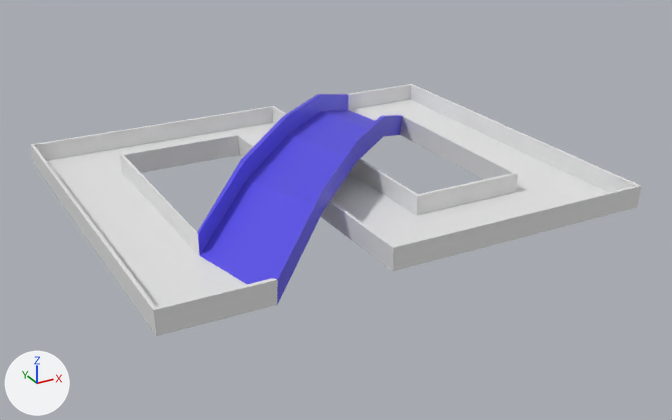
The FBX model Race/SourceAssets/EigfhtTrack.fbx, before and after one commit.
Both versions are drawn from a 50 mm lens placed at (-72.0, -138.2, 61.5), pointed at (1.4, -4.9, -5.1). The lights are fixed; the arrows at lower left show +X, +Y and +Z.

Before the edit, the objects in view are built like this:
```python
me_cube_001 = bpy.data.meshes.new('Cube.001')
me_cube_001.from_pydata(...)  # 80 vertices, 82 faces; spans x -42.3..43.4, y -36.2..35.6, z -2.2..8.4
# faces by material slot: [50, 32]
me_cube_001.materials.append(mat_material)  # white #e7e7e7
me_cube_001.materials.append(mat_bridge)  # blue #584ee7
ob_eighttrack = bpy.data.objects.new('EightTrack', me_cube_001)
ob_eighttrack.location = (0.0, 0.0, 0.0)
```
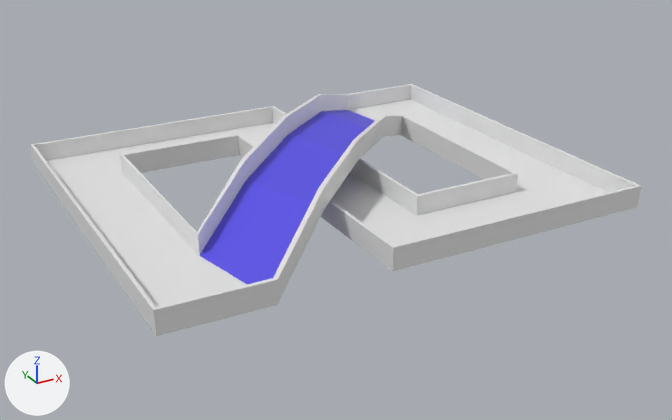
Where the change shows, as pixel boxes [x1, y1, x2, y2] in the pictures (672 x 420 px):
part 1 of me_cube_001, recoloured: [197, 94, 403, 305] in both

Diff of the bpy script that builds the scene:
```diff
--- a/Race/SourceAssets/EigfhtTrack.fbx.py
+++ b/Race/SourceAssets/EigfhtTrack.fbx.py
@@ me_cube_001 @@
 me_cube_001.from_pydata(...)  # 80 vertices, 82 faces; spans x -42.3..43.4, y -36.2..35.6, z -2.2..8.4
 # used by ob_eighttrack; location = (0.0, 0.0, 0.0)
+# me_cube_001 part 1: 24 of the faces centred in x -22.4..23.0, y -28.4..29.7, z 2.5..7.7 switch from mat_bridge (blue #584ee7) to mat_material (white #e7e7e7)
```
